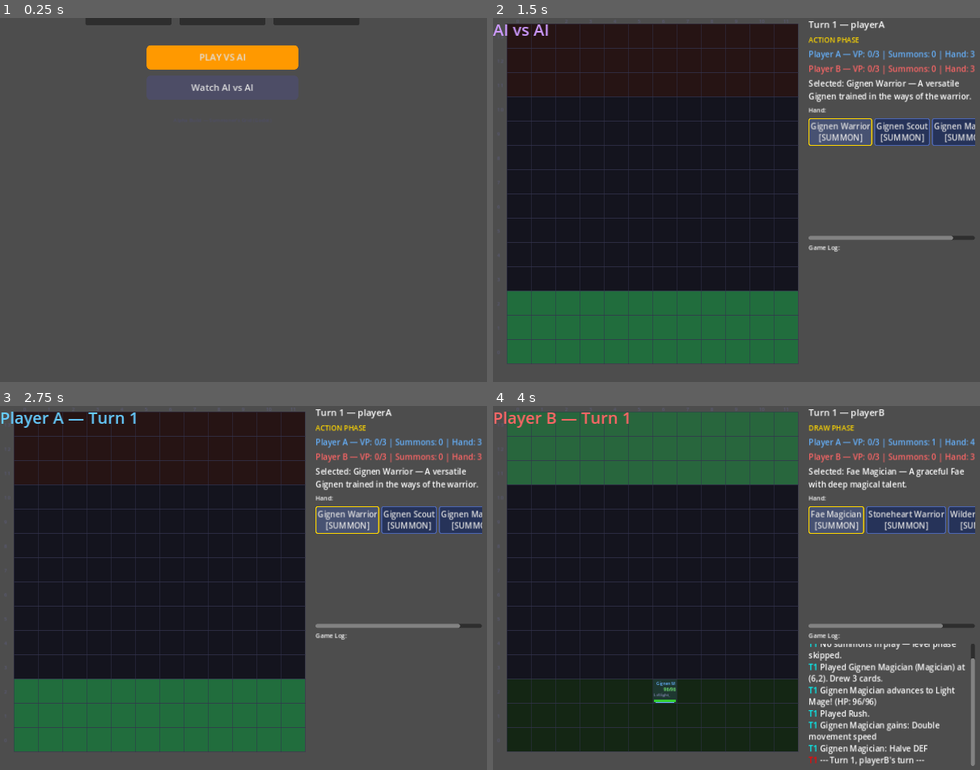
Above: before the commit, frames 1-4 (two rows, left to right).
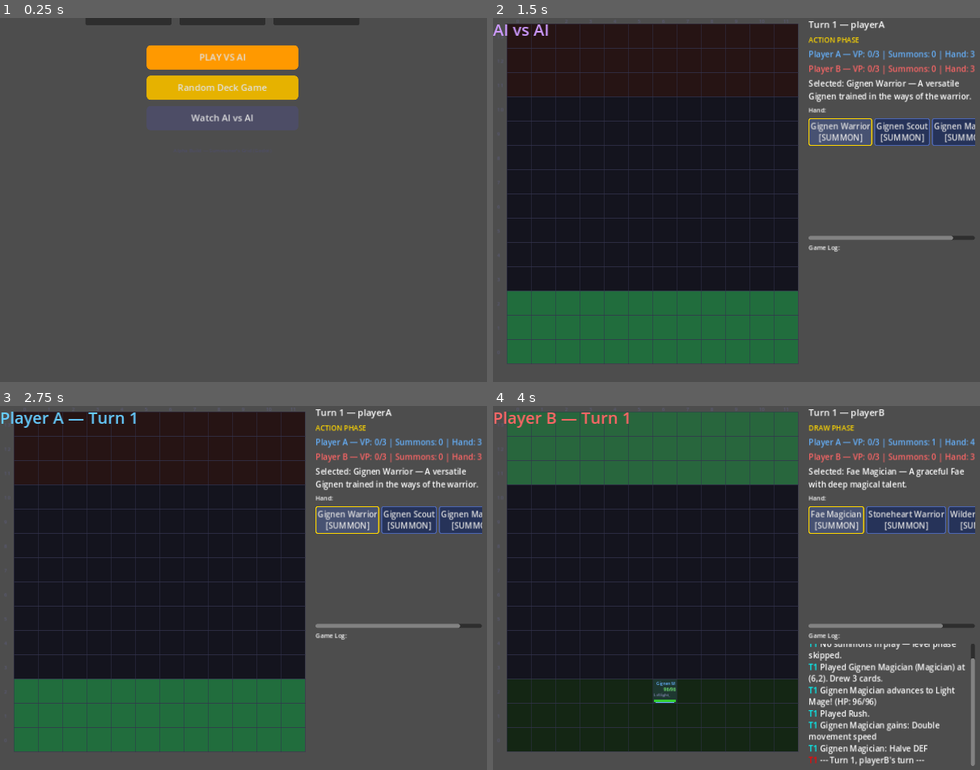
Above: after the commit, the same moments.

Repository: look-itsaxiom/summoners-grid
Game: Godot game, scene res://scenes/menu.tscn
Two runs of this game, one before a commit and one after it. Both use one fixed random seed, a clock stepped at 60 frames per second and the inputs below.
Inputs:
- Up to frame 1 (0.25 s): no input
- Up to frame 2 (1.5 s): click "Watch AI vs AI" at 0.5 s; click "Gignen Warrior [SUMMON]" at 1.25 s
- Up to frame 3 (2.75 s): click "Gignen Warrior [SUMMON]" at 2 s
- Up to frame 4 (4 s): click "Gignen Scout [SUMMON]" at 2.75 s; click "Fae Magician [SUMMON]" at 3.5 s

The runs differ from the first frame. In frame 1, 3.9% of the frame differs, in the area x 30-62%, y 15-31%; in frame 2, less than 0.1%; in frame 3, less than 0.1%; in frame 4, less than 0.1%.

Commit message:
feat: Random Deck Game — procedural summons with infinite variety
Third game mode: generates random decks each game.
- Procedural summons: random species, stats within species ranges,
  random growth rates, random weapons from pool
- Random action card selection (10 from pool of 24)
- Random advance cards (3 from pool of 7)
- Menu button between Play vs AI and Watch AI vs AI
- GameManager.use_random_decks flag for mode selection

All 3 web game modes now available in Godot:
1. Play vs AI (standard decks)
2. Random Deck Game (procedural)
3. Watch AI vs AI (spectator)

Co-Authored-By: Claude Opus 4.6 (1M context) <noreply@anthropic.com>

Diff:
--- a/godot/scripts/data/cards.gd
+++ b/godot/scripts/data/cards.gd
@@ -472,6 +472,79 @@
 	}
 
 
+func create_random_deck() -> Dictionary:
+	## Generate a random deck with procedural summons.
+	var species_list: Array = SpeciesData.get_all_ids()
+	var role_map := { "warrior": "warrior", "magician": "magician", "scout": "scout",
+		"gignen": "warrior", "fae": "magician", "stoneheart": "warrior",
+		"wilderling": "scout", "angar": "magician", "demar": "magician", "creptilis": "scout" }
+
+	var summon_slots: Array = []
+	for i in range(3):
+		var sp: String = species_list[randi() % species_list.size()]
+		var template: Dictionary = SpeciesData.get_template(sp)
+		var summon := _generate_random_summon(sp, template, i)
+		var role_id: String = role_map.get(sp, "warrior")
+		summon_slots.append({ "summon": summon, "role_id": role_id })
+
+	# Random selection of action cards
+	var all_action_keys: Array = ACTIONS.keys()
+	all_action_keys.shuffle()
+	var main_deck: Array = []
+	for j in range(mini(10, all_action_keys.size())):
+		main_deck.append(ACTIONS[all_action_keys[j]].duplicate(true))
+	# Add a quest and building
+	main_deck.append(QUESTS["nearwood_forest"].duplicate(true))
+	main_deck.append(BUILDINGS["healing_spring"].duplicate(true))
+
+	# Random advances
+	var all_advance_keys: Array = ADVANCES.keys()
+	all_advance_keys.shuffle()
+	var advance_deck: Array = []
+	for k in range(mini(3, all_advance_keys.size())):
+		advance_deck.append(ADVANCES[all_advance_keys[k]].duplicate(true))
+
+	return { "summon_slots": summon_slots, "main_deck": main_deck, "advance_deck": advance_deck }
+
+
+func _generate_random_summon(species_id: String, template: Dictionary, index: int) -> Dictionary:
+	var stat_ranges: Dictionary = template.get("stat_ranges", {})
+	var base_stats := {}
+	var growth_types: Array[String] = ["minimal", "steady", "normal", "gradual", "accelerated", "exceptional"]
+
+	for key in Stats.STAT_KEYS:
+		var range_val: Array = stat_ranges.get(key, [8, 12])
+		base_stats[key] = randi_range(range_val[0], range_val[1])
+
+	var growth_rates := {}
+	for key in Stats.STAT_KEYS:
+		growth_rates[key] = growth_types[randi() % growth_types.size()]
+
+	# Pick a random weapon
+	var weapon_keys: Array = WEAPONS.keys()
+	var weapon: Dictionary = WEAPONS[weapon_keys[randi() % weapon_keys.size()]].duplicate(true)
+
+	return {
+		"id": "random_%s_%d" % [species_id, index],
+		"name": "%s %s" % [template.get("name", species_id).capitalize(), ["Warrior", "Scout", "Mage"][index % 3]],
+		"card_type": "summon",
+		"species": species_id,
+		"rarity": ["common", "uncommon", "rare"][randi() % 3],
+		"element": ["neutral", "fire", "water", "earth", "wind"][randi() % 5],
+		"description": template.get("description", ""),
+		"requirements": [],
+		"pile_destination": "removed",
+		"base_stats": base_stats,
+		"growth_rates": growth_rates,
+		"equipment": {
+			"weapon": weapon,
+			"offhand": {},
+			"armor": {},
+			"accessory": {},
+		},
+	}
+
+
 func _dup_all(cards: Array) -> Array:
 	var result: Array = []
 	for c in cards:
--- a/godot/scripts/engine/game_manager.gd
+++ b/godot/scripts/engine/game_manager.gd
@@ -22,6 +22,7 @@
 var phase: String = "draw"
 var turn_number: int = 1
 var spectator_mode: bool = false
+var use_random_decks: bool = false
 var coin_flip_winner: String = ""
 var turn_order_decided: bool = false
 var is_game_over: bool = false
--- a/godot/scripts/ui/game_screen.gd
+++ b/godot/scripts/ui/game_screen.gd
@@ -128,8 +128,14 @@
 
 
 func _start_test_game() -> void:
-	var deck_a: Dictionary = _cards.create_player_a_deck()
-	var deck_b: Dictionary = _cards.create_player_b_deck()
+	var deck_a: Dictionary
+	var deck_b: Dictionary
+	if _gm.use_random_decks:
+		deck_a = _cards.create_random_deck()
+		deck_b = _cards.create_random_deck()
+	else:
+		deck_a = _cards.create_player_a_deck()
+		deck_b = _cards.create_player_b_deck()
 
 	_gm.initialize_game(deck_a, deck_b)
 	_gm.decide_turn_order("playerA")
--- a/godot/scripts/ui/main_menu_screen.gd
+++ b/godot/scripts/ui/main_menu_screen.gd
@@ -64,6 +64,7 @@
 
 	# Buttons
 	_add_button(center, "PLAY VS AI", Color(1.0, 0.6, 0.0), _on_play_vs_ai)
+	_add_button(center, "Random Deck Game", Color(0.9, 0.7, 0.0), _on_random_game)
 	_add_button(center, "Watch AI vs AI", Color(0.3, 0.3, 0.4), _on_watch_ai)
 
 	# Spacer
@@ -131,10 +132,21 @@
 
 
 func _on_play_vs_ai() -> void:
-	get_node("/root/GameManager").spectator_mode = false
+	var gm = get_node("/root/GameManager")
+	gm.spectator_mode = false
+	gm.use_random_decks = false
+	get_tree().change_scene_to_file("res://scenes/game.tscn")
+
+
+func _on_random_game() -> void:
+	var gm = get_node("/root/GameManager")
+	gm.spectator_mode = false
+	gm.use_random_decks = true
 	get_tree().change_scene_to_file("res://scenes/game.tscn")
 
 
 func _on_watch_ai() -> void:
-	get_node("/root/GameManager").spectator_mode = true
+	var gm = get_node("/root/GameManager")
+	gm.spectator_mode = true
+	gm.use_random_decks = false
 	get_tree().change_scene_to_file("res://scenes/game.tscn")
